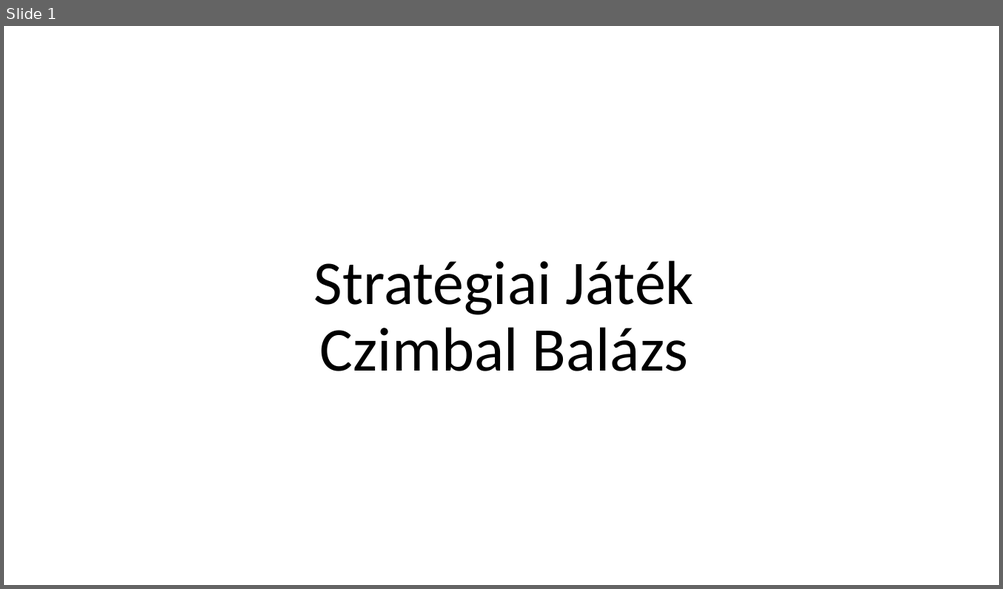
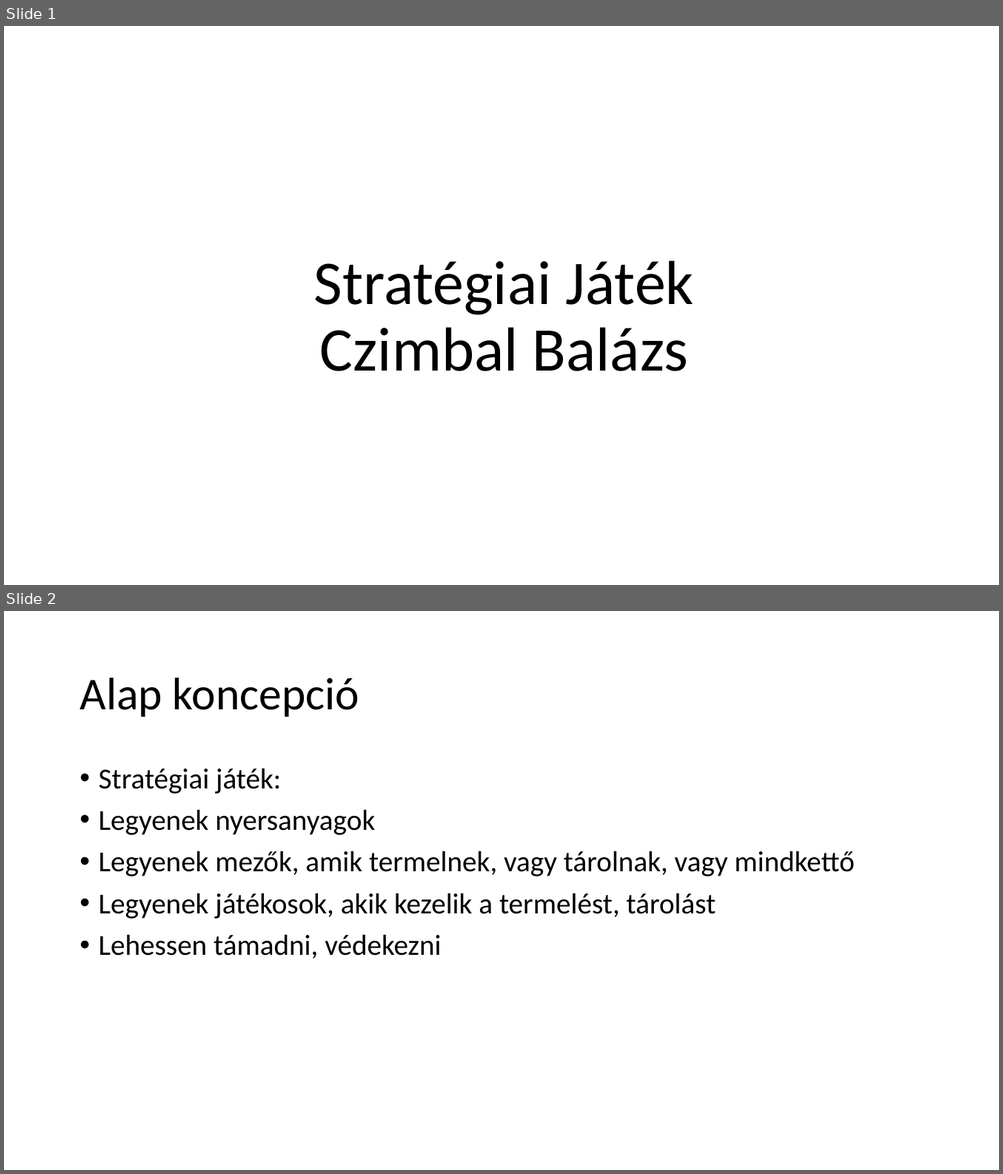
Before and after one commit to cimbi01/NagyBeadando, a slide deck: StatégiaiJáték.pptx. Shown one above the other, each under a label of ours: slide 1 before the commit, slides 1 and 2 after it. The pictures are 1003x589 and 1003x1174 pixels, drawn with LibreOffice and Linux fonts; fonts in the diff are those of the drawing; background and template pictures are left out. Boxes give left, top, right and bottom in pixels: in the first picture for what was removed or moved away, otherwise in the second. Text is boxed around its words. In the diff, an @@ line names an element or a change of style, - is before the commit and + after.

```diff
--- a/StatégiaiJáték.pptx
+++ b/StatégiaiJáték.pptx
@@ slide 2 added at [4, 611, 999, 1170], background picture (left out) @@
@@ title added at [79, 678, 359, 717], 44 pt, text #000000 @@
+Alap koncepció
@@ text added at [99, 768, 854, 959], 28 pt, text #000000 @@
+• Stratégiai játék:
+• Legyenek nyersanyagok
+• Legyenek mezők, amik termelnek, vagy tárolnak, vagy mindkettő
+• Legyenek játékosok, akik kezelik a termelést, tárolást
+• Lehessen támadni, védekezni
```
Also in this commit, not shown: 9 other slides added.
